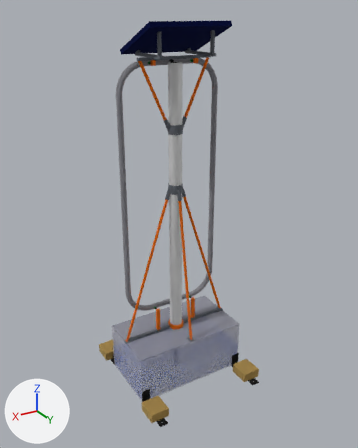
Two versions of the glTF model cad/renders/track-supports-assembly.glb, one commit apart.
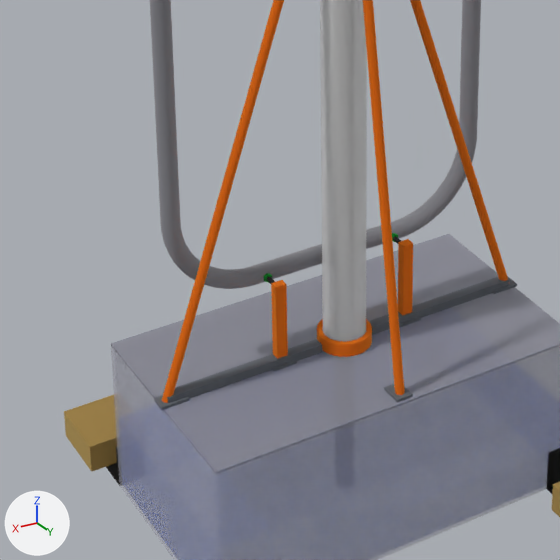
Old and new are each drawn whole from a 50 mm lens placed at (1336.0, 2265.0, 2123.0), pointed at (-8.0, 24.0, 1003.0) and again close up on the part from 23% to 66% of the width and 52% to 86% of the height. The lights are fixed; the arrows at lower left show +X, +Y and +Z. The first two pictures are the older version. Where no turn or scale is listed for an object, it has been applied to the vertices. Vertices at exactly the same position are counted once.

In view in the first close-up: 'base_bar_and_lid_plates', 'bottom_support_posts', 'fold_out_feet', 'growing_pipe', 'lid', 'lower_aframe_and_back_strut_16mm', 'sandbags', 'socket', 'support_lock_nuts', 'support_m8_rods', 'tank', 'track_loop' and 1 more.
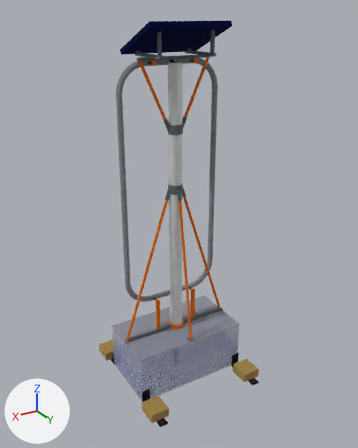
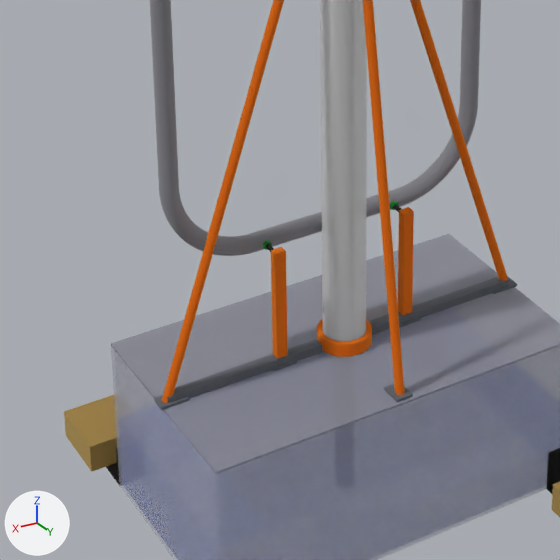
Changed parts and their boxes (x1, y1, x2, y2) in the close-ups (560 x 560 px; the box of a moved part takes in the faces that stretch with it):
'track_loop', reshaped: before (150, 0, 481, 289); after (150, 0, 481, 256)
'support_lock_nuts', rescaled: before (264, 233, 398, 283); after (263, 201, 398, 250)
'support_m8_rods', rescaled (mostly hidden): before (267, 236, 401, 284); after (266, 204, 401, 252)
part 4 of me_bottom_support_posts, moved or reshaped: before (398, 239, 413, 315); after (398, 207, 414, 315)
part 5 of me_bottom_support_posts, moved or reshaped: before (271, 280, 288, 359); after (271, 247, 288, 359)

What the commit changed:
me_track_loop is used by ob_track_loop; location (0.0, 0.0, 0.0).
me_track_loop had 19228 vertices, 38456 faces and spanned x -306.0..306.0, y -76.0..-44.0, z 434.0..1900.0.
me_track_loop now has 19228 vertices, 38456 faces and spans x -306.0..306.0, y -76.0..-44.0, z 498.0..1900.0.
me_track_loop part 1: all 9614 vertices in x -306.0..306.0, y -76.0..-44.0, z 434.0..600.0 are moved by (0.0, 0.0, 64.0).
me_support_m8_rods is used by ob_support_m8_rods; location (0.0, 0.0, 0.0).
me_support_m8_rods had 336 vertices, 656 faces and spanned x -129.0..129.0, y -54.0..-2.0, z 446.0..1888.0.
me_support_m8_rods now has 336 vertices, 656 faces and spans x -129.0..129.0, y -54.0..-2.0, z 510.0..1888.0.
me_support_m8_rods part 2: the whole mesh is scaled about its middle by (1, 1, 0.955), then moved by (0.0, 0.0, 32.0).
me_support_lock_nuts is used by ob_support_lock_nuts; location (0.0, 0.0, 0.0).
me_support_lock_nuts had 384 vertices, 768 faces and spanned x -132.0..132.0, y -44.0..-37.0, z 442.0..1892.0.
me_support_lock_nuts now has 384 vertices, 768 faces and spans x -132.0..132.0, y -44.0..-37.0, z 506.0..1892.0.
me_support_lock_nuts part 3: the whole mesh is scaled about its middle by (1, 1, 0.955), then moved by (0.0, 0.0, 32.0).
me_bottom_support_posts is used by ob_bottom_support_posts; location (0.0, 0.0, 0.0).
me_bottom_support_posts had 16 vertices, 24 faces and spanned x -135.0..135.0, y -10.0..6.0, z 308.0..460.0.
me_bottom_support_posts now has 16 vertices, 24 faces and spans x -135.0..135.0, y -10.0..6.0, z 308.0..524.0.
me_bottom_support_posts part 4: 4 vertices moved from x -135.0..-115.0, y -10.0..6.0, z 460.0 to x -135.0..-115.0, y -10.0..6.0, z 524.0.
me_bottom_support_posts part 5: 4 vertices moved from x 115.0..135.0, y -10.0..6.0, z 460.0 to x 115.0..135.0, y -10.0..6.0, z 524.0.
